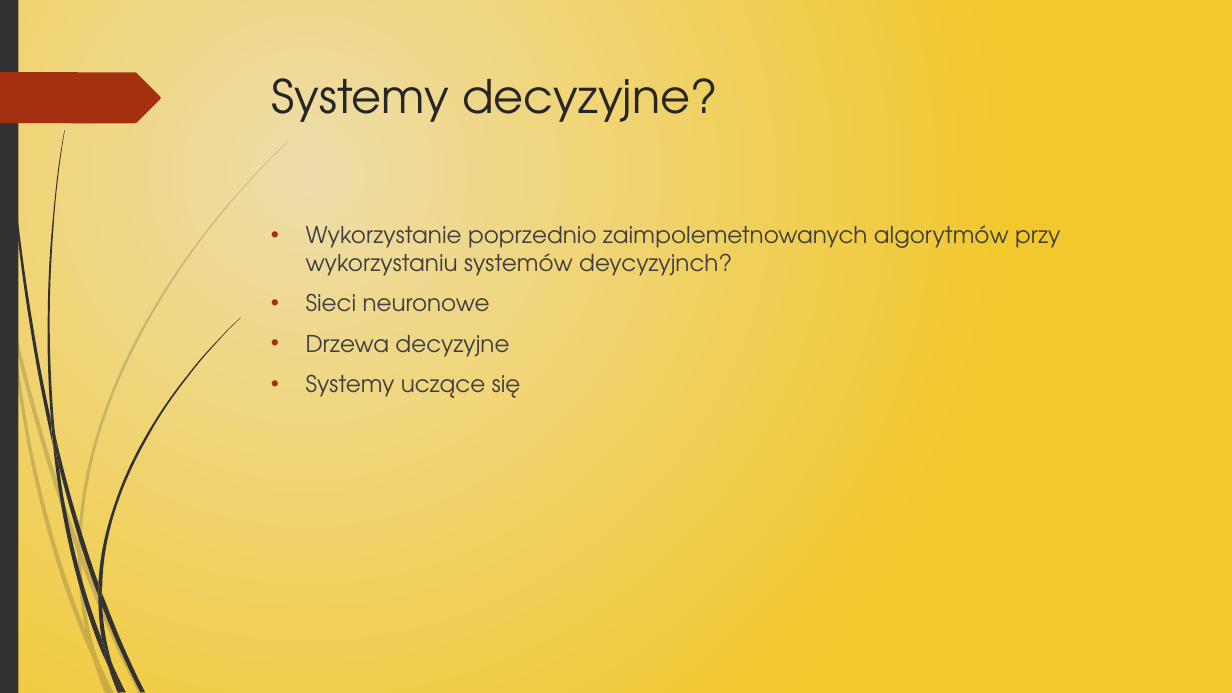
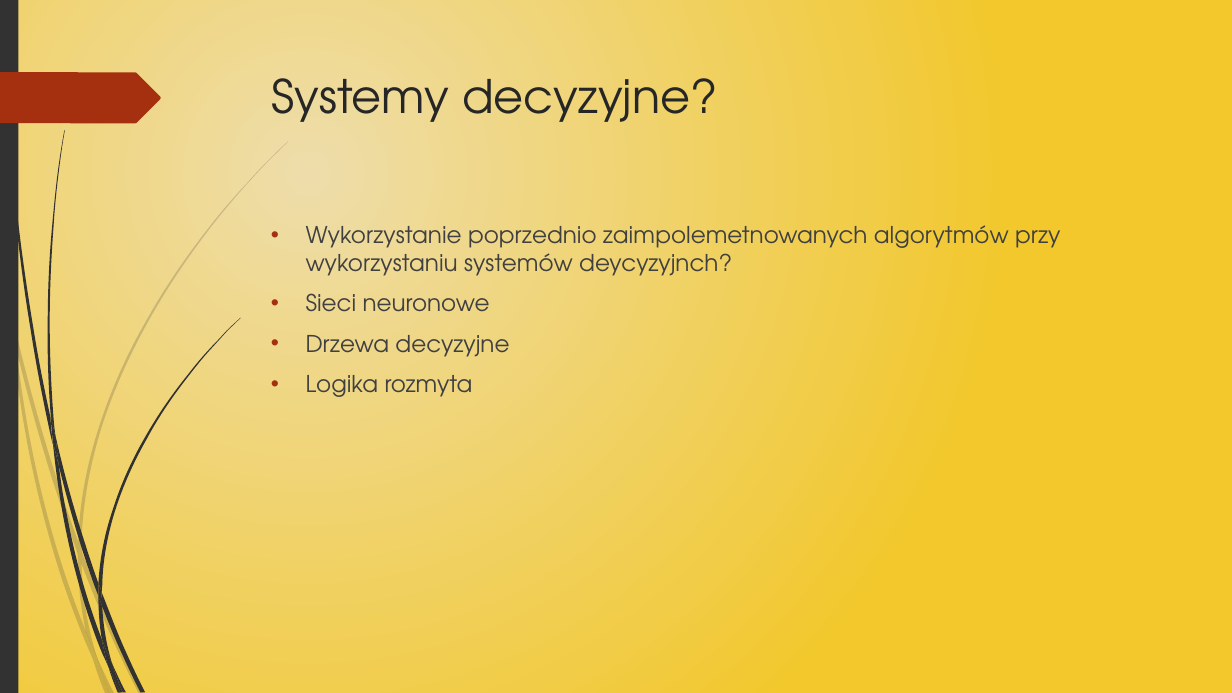
Before and after one commit to Macu92/praca-mgr, a slide deck: slide 10 of Proseminarium_1.pptx. Drawn at 1232x693 pixels with LibreOffice and Linux fonts; fonts in the diff are those of the drawing. Boxes give left, top, right and bottom in pixels: in the first picture for what was removed or moved away, otherwise in the second. Text is boxed around its words. In the diff, an @@ line names an element or a change of style, - is before the commit and + after.

Commit message:
add

```diff
--- a/Proseminarium_1.pptx
+++ b/Proseminarium_1.pptx
@@ text at [306, 375, 473, 397]: text changed @@
-• Systemy uczące się
+• Logika rozmyta
```
